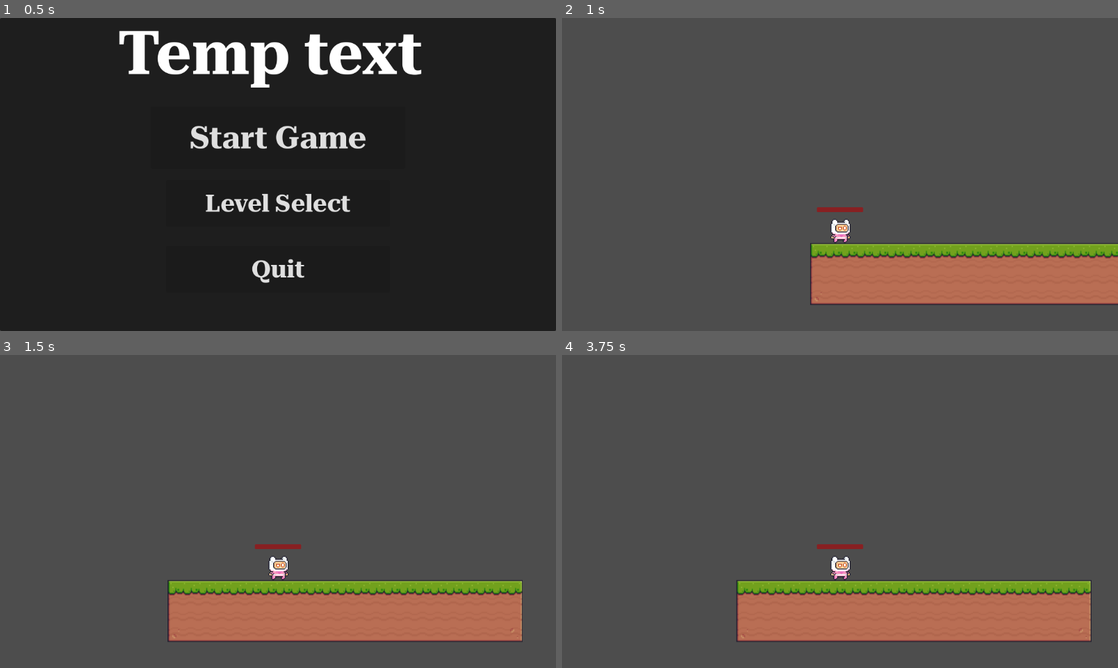
Above: before the commit, frames 1-4 (two rows, left to right).
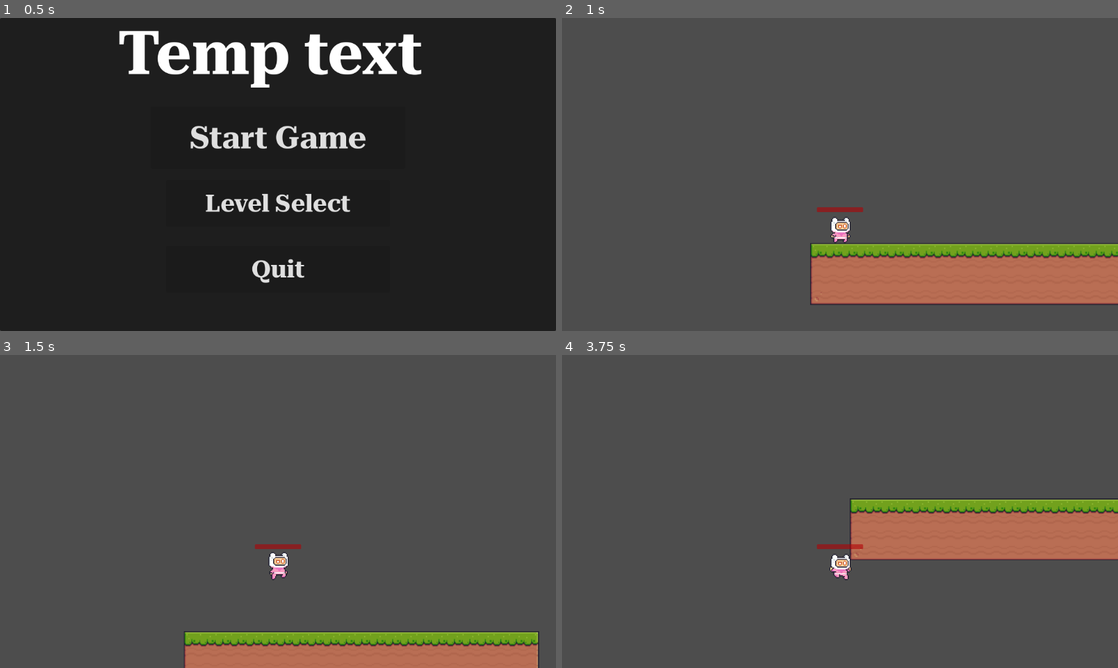
Above: after the commit, the same moments.

Repository: HiggloH/2d_platformer
Game: Godot game, scene res://Managers/Game/game_manager.tscn
Two runs of this game, one before a commit and one after it. Both use one fixed random seed, a clock stepped at 60 frames per second and the inputs below.
Inputs (mouse positions are in pixels of both pictures, inside the frame that each line leads up to):
- Up to frame 1 (0.5 s): no input
- Up to frame 2 (1 s): click "Start Game" at 0.5 s
- Up to frame 3 (1.5 s): move the mouse to (400, 495) at 1.27 s; hold D (right) from 1.28 s (still down); hold Space (jump) from 1.28 s (still down)
- Up to frame 4 (3.75 s): move the mouse to (728, 527) at 2.02 s; release Space (jump) at 2.03 s; click (728, 527) at 2.1 s; tap Space (jump) at 2.27, 2.3, 2.57, 3.6 s; move the mouse to (895, 442) at 2.77 s; release D (right) at 2.78 s; hold A (left) 2.78-3.53 s; hold Space (jump) 2.78-3.53 s; tap E (use) at 2.85 s; move the mouse to (812, 574) at 3.52 s; hold D (right) from 3.53 s (still down)

Frame 1 is identical in both runs. In frame 2, 0.1% of the frame differs, in the area x 48-52%, y 63-71%; in frame 3, 18%; in frame 4, 22%, in the area x 31-100%, y 45-92%.

Commit message:
Player jumping and falling done

Diff:
--- a/Player/Player_Controller.gd
+++ b/Player/Player_Controller.gd
@@ -1,7 +1,10 @@
 extends CharacterBody2D
 
 const GRAVITY: float = 1200.0
+const WALL_GRAVITY: float = 550.0
 const MAX_VELOCITY: Vector2 = Vector2(0, 10000)
+
+@onready var sword_controller: Node2D = preload("res://Player/Weapons/sword_controller.tscn").instantiate()
 
 enum States {
 	Idle,
@@ -10,44 +13,121 @@
 	WallJumping
 }
 
-@export var move_speed: int = 25000
-var move_direction: int = 0
-var last_direction: int = 0
+@export var move_speed: int = 20000
+@export var jump_height: int = -22500
+var max_jump_velocity: int = -375
+
+var move_direction: float = 0
+var last_direction: float = 0
 
 var current_state: States = States.Idle
+
+@onready var sprite_anim: AnimatedSprite2D = $AnimatedSprite2D
+@onready var sword_pos: Marker2D = $SwordPos
+
+var has_sword: bool = false
+
+var jump_ready: bool = false
+
+func instansiate(_has_sword: bool):
+	has_sword = _has_sword
+
+	if has_sword:
+		pickup_sword()
 
 func change_state(new_state: States):
 	current_state = new_state
 
 func _physics_process(delta):
 	if not is_on_floor():
+		if current_state != States.Jumping:
+			change_state(States.Falling)
+
 		if velocity.y <= MAX_VELOCITY.y:
 			velocity.y += GRAVITY * delta
 
+	if is_on_floor():
+		jump_ready = true
+	else:
+		jump_ready = false
+
+	animate()
+	Move(delta)
+
 	match current_state:
 		States.Idle:
-			Move(delta)
+			pass
 		States.Jumping:
-			pass
+			if jump_ready:
+				jump(delta)
+
+		States.Falling:
+			if is_on_floor():
+				change_state(States.Idle)
 
 	move_and_slide()
+
+func animate():
+	if move_direction == 1:
+		#Flip the sprite right
+		sprite_anim.flip_h = false
+
+		#move the sword pos the follow the sprite flip
+		sword_pos.global_position.x = 8
+	elif move_direction == -1:
+		#Flip the sprite left
+		sprite_anim.flip_h = true
+
+		#move the sword pos the follow the sprite flip
+		sword_pos.global_position.x = -8
+
+	if current_state == States.Falling:
+		sprite_anim.play("Falling")
+
+	#Play the idle or move animation depending on if you move or not
+	if is_on_floor():
+		if move_direction == 0:
+			sprite_anim.play("idle")
+		else:
+			sprite_anim.play("Run")
+
+func jump(delta: float):
+	if is_on_wall_only():
+		velocity.x = -last_direction * (move_speed * 5) * delta
+	sprite_anim.play("Jump")
+	velocity.y = jump_height * delta
+
+	jump_ready = false
+	await get_tree().create_timer(0.25).timeout
+	change_state(States.Falling)
 
 func Move(delta: float):
 	move_direction = Input.get_axis("left", "right")
 
+	if move_direction != 0:
+		last_direction = move_direction
+
 	velocity.x = move_direction * move_speed * delta
 
+func pickup_sword():
+	sword_pos.call_deferred("add_child", sword_controller)
+	has_sword = true
+
 func _unhandled_input(event):
-	if event.is_action_pressed("jump"):
-		print("jump")
+	if event.is_action_pressed("jump") and jump_ready:
+		change_state(States.Jumping)
 
 func _on_hit_box_area_entered(area: Area2D):
 	if area.is_in_group("Kill_Zone"):
 		GlobalSignals.emit_signal("player_death")
 		queue_free()
 
-func _on_hit_box_area_exited(area):
+	if area.is_in_group("SwordPickup") and !has_sword:
+		area.queue_free()
+		pickup_sword()
+
+func _on_hit_box_area_exited(_area):
 	pass # Replace with function body.
 
-func _on_hit_box_body_entered(body):
+func _on_hit_box_body_entered(_body):
 	pass # Replace with function body.
--- a/Player/player.tscn
+++ b/Player/player.tscn
@@ -8,6 +8,10 @@
 [ext_resource type="Texture2D" uid="uid://dumljo0g5tpx3" path="res://Art/Free/Main Characters/Pink Man/Wall Jump (32x32).png" id="5_tbthy"]
 [ext_resource type="PackedScene" uid="uid://bdpcjp0lak2fs" path="res://Ui/health.tscn" id="7_klsdq"]
 
+[sub_resource type="AtlasTexture" id="AtlasTexture_kxx5j"]
+atlas = ExtResource("3_4dyd0")
+region = Rect2(0, 0, 32, 32)
+
 [sub_resource type="AtlasTexture" id="AtlasTexture_e6rf0"]
 atlas = ExtResource("2_ix7xs")
 region = Rect2(0, 0, 32, 32)
@@ -124,10 +128,15 @@
 animations = [{
 "frames": [{
 "duration": 1.0,
+"texture": SubResource("AtlasTexture_kxx5j")
+}],
+"loop": true,
+"name": &"Falling",
+"speed": 5.0
+}, {
+"frames": [{
+"duration": 1.0,
 "texture": ExtResource("2_n2sxa")
-}, {
-"duration": 1.0,
-"texture": ExtResource("3_4dyd0")
 }],
 "loop": true,
 "name": &"Jump",
@@ -247,7 +256,7 @@
 texture_filter = 1
 position = Vector2(-2.01948e-28, -2.01948e-28)
 sprite_frames = SubResource("SpriteFrames_tbn1q")
-animation = &"idle"
+animation = &"Falling"
 
 [node name="Camera2D" type="Camera2D" parent="."]
 offset = Vector2(0, -55)
@@ -281,5 +290,3 @@
 [connection signal="area_entered" from="HitBox" to="." method="_on_hit_box_area_entered"]
 [connection signal="area_exited" from="HitBox" to="." method="_on_hit_box_area_exited"]
 [connection signal="body_entered" from="HitBox" to="." method="_on_hit_box_body_entered"]
-[connection signal="timeout" from="KockbackTimer" to="." method="_on_kockback_timer_timeout"]
-[connection signal="timeout" from="IFrames" to="." method="_on_i_frames_timeout"]
Not shown: 1 places in Player/player.tscn that only renumber resources
